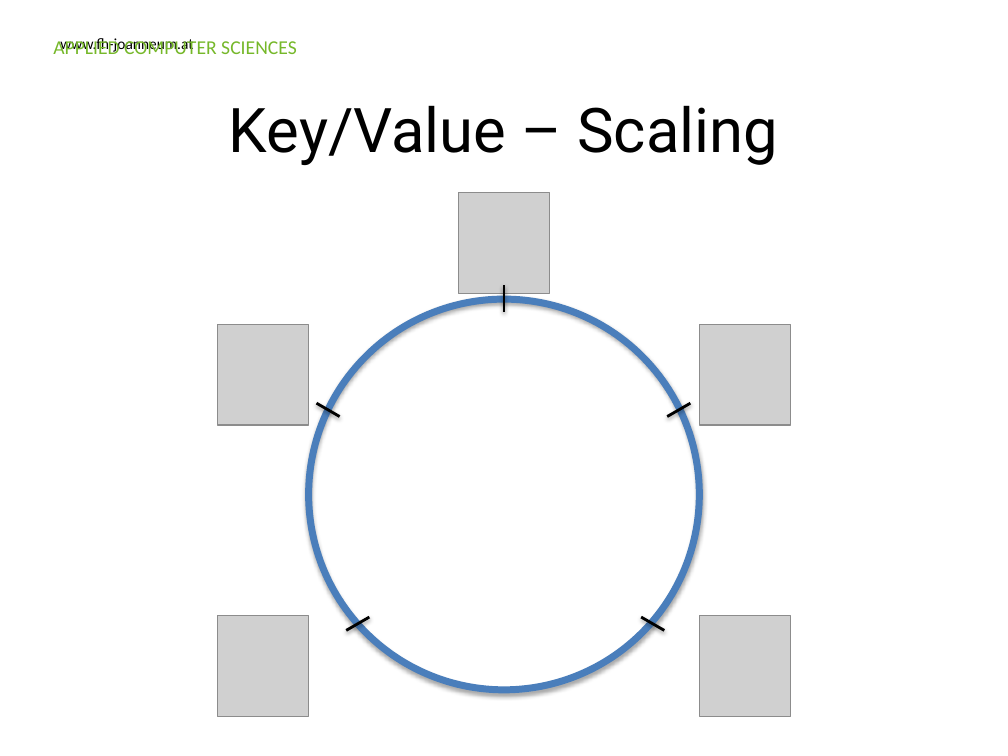
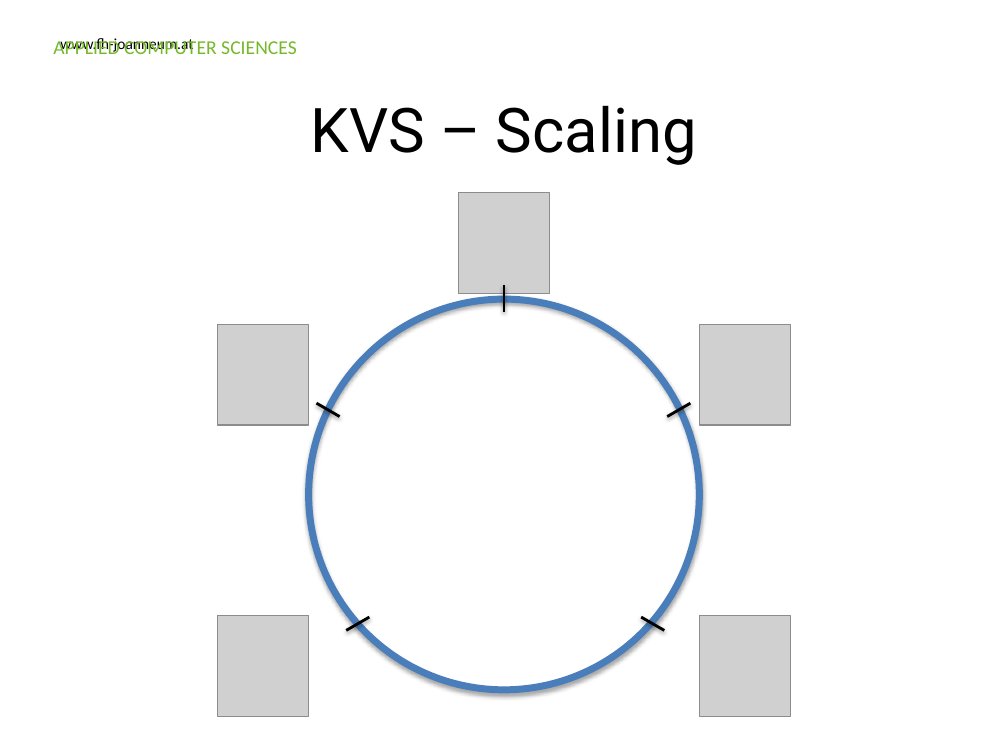
Before and after one commit to Ravenlord/guest-lecture-nosql, a slide deck: slide 27 of Presentation/FHJ_guest_lecture_nosql.pptx. Drawn at 1008x756 pixels with LibreOffice and Linux fonts; fonts in the diff are those of the drawing; grey boxes stand for pictures; background and template pictures are left out. Boxes give left, top, right and bottom in pixels: in the first picture for what was removed or moved away, otherwise in the second. Text is boxed around its words. In the diff, an @@ line names an element or a change of style, - is before the commit and + after.

```diff
--- a/Presentation/FHJ_guest_lecture_nosql.pptx
+++ b/Presentation/FHJ_guest_lecture_nosql.pptx
@@ title at (311, 105, 697, 165): text changed @@
-Key/Value – Scaling
+KVS – Scaling
```
Also in this commit, not shown: 8 other slides changed, 11 slides added, 2 slides removed.
